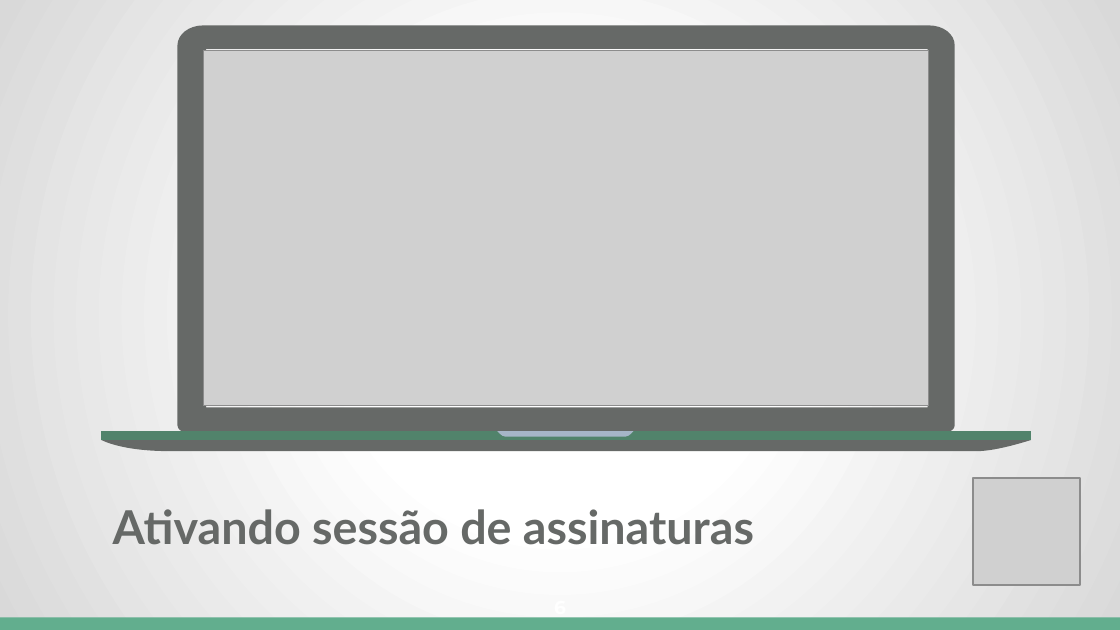
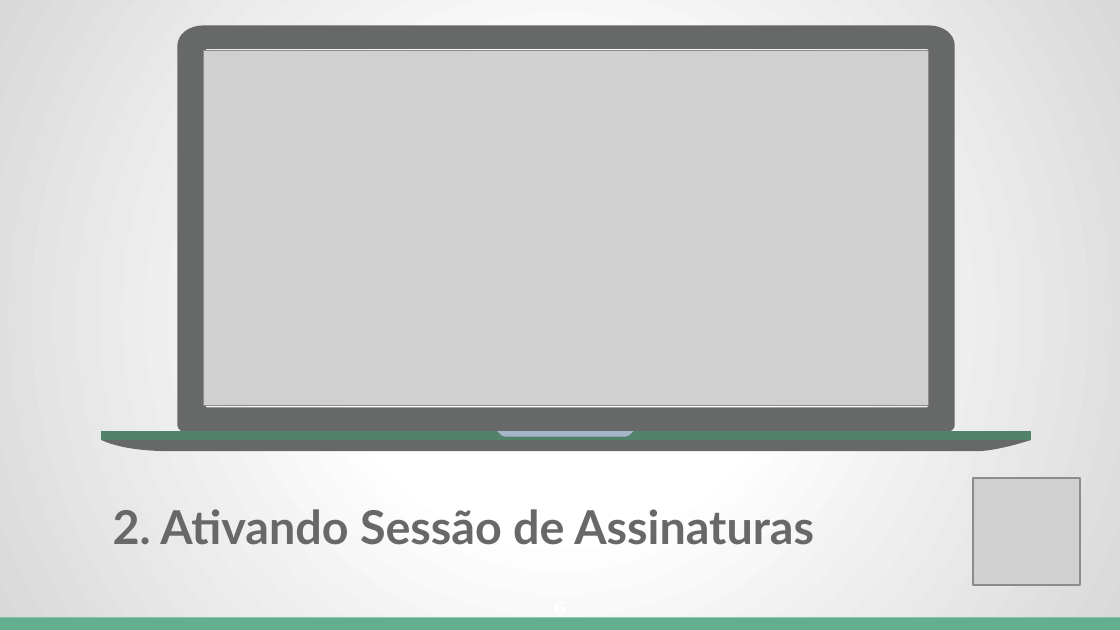
Before and after one commit to Conselho-Federal-de-Medicina/integracao-prescricao-cfm, a slide deck: slide 6 of docs/apresentacao/Integracao_com_a_Prescricao_Eletronica_do_CFM.pptx. Drawn at 1120x630 pixels with LibreOffice and Linux fonts; fonts in the diff are those of the drawing; grey boxes stand for pictures. Boxes give left, top, right and bottom in pixels: in the first picture for what was removed or moved away, otherwise in the second. Text is boxed around its words. In the diff, an @@ line names an element or a change of style, - is before the commit and + after.

```diff
--- a/docs/apresentacao/Integracao_com_a_Prescricao_Eletronica_do_CFM.pptx
+++ b/docs/apresentacao/Integracao_com_a_Prescricao_Eletronica_do_CFM.pptx
@@ text at box(113, 509, 814, 545): text changed @@
-Ativando sessão de assinaturas
+2. Ativando Sessão de Assinaturas
```
Also in this commit, not shown: 9 other slides changed, 4 slides removed.
